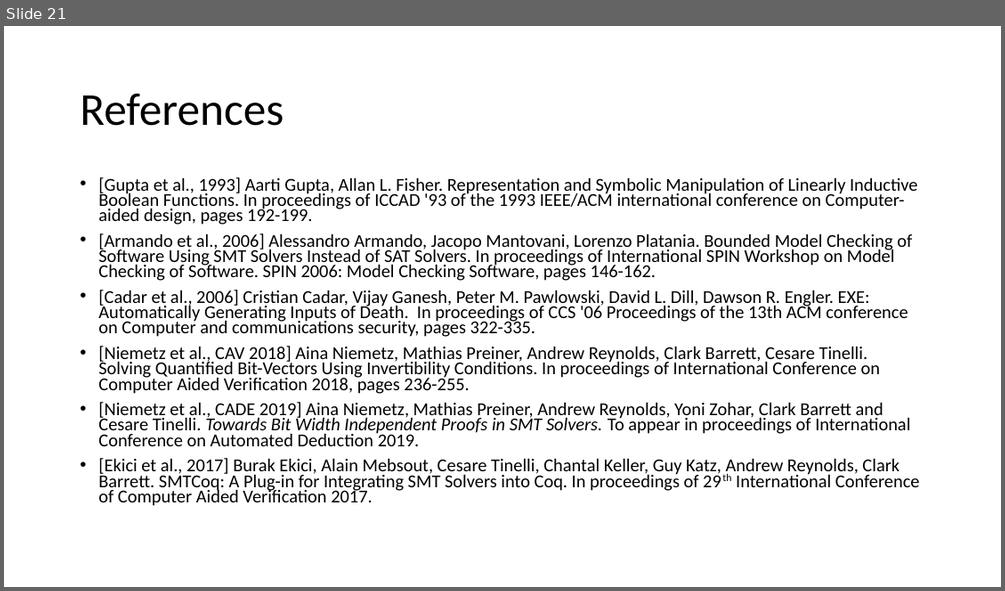
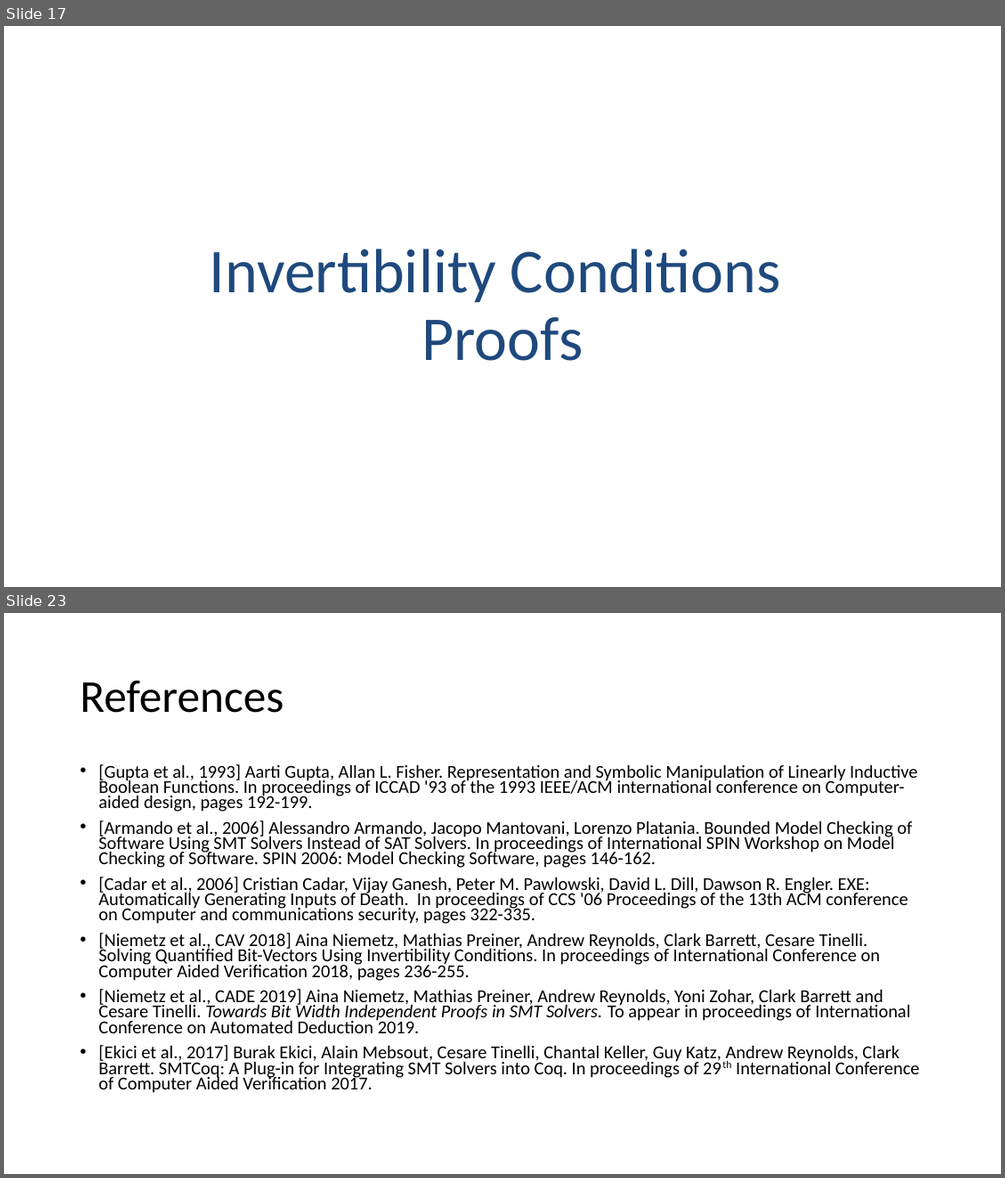
Before and after one commit to arjunvish/pxtp2019presentation, a slide deck: Presentation.pptx. Shown one above the other, each under a label of ours: slide 21 before the commit, slides 17 and 23 after it; the slides between them are not shown. The pictures are 1005x591 and 1005x1178 pixels, drawn with LibreOffice and Linux fonts; fonts in the diff are those of the drawing. Boxes give left, top, right and bottom in pixels: in the first picture for what was removed or moved away, otherwise in the second. Text is boxed around its words. In the diff, an @@ line names an element or a change of style, - is before the commit and + after.

```diff
--- a/Presentation.pptx
+++ b/Presentation.pptx
@@ slide 17 added at [4, 26, 1001, 587], background #FFFFFF @@
@@ title added at [210, 248, 781, 361], 60 pt, text #1F497D @@
+Invertibility Conditions
+Proofs
@@ what was slide 21 is now slide 23 @@
```
Also in this commit, not shown: 16 slides changed, 2 other slides added, 1 other file.
